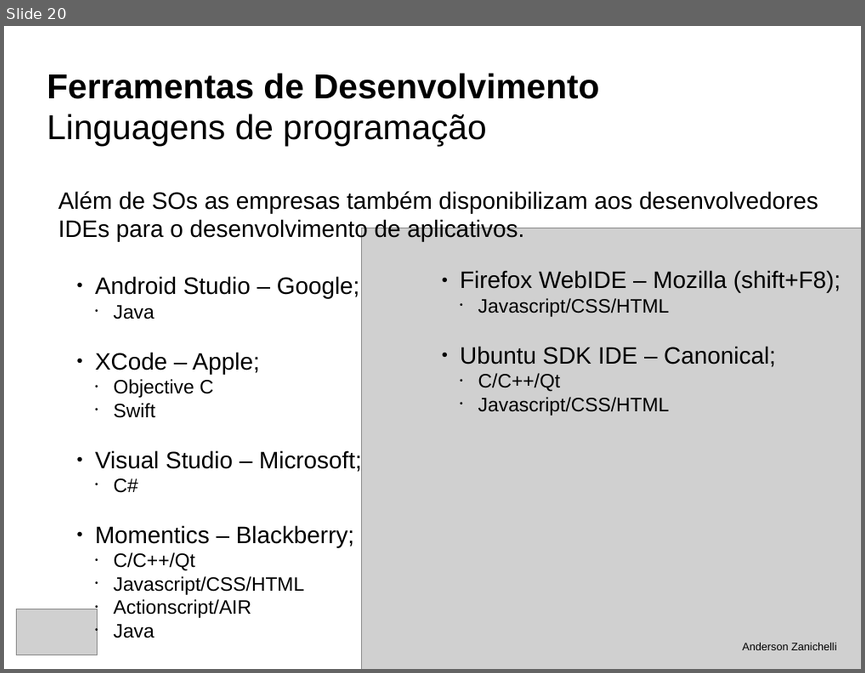
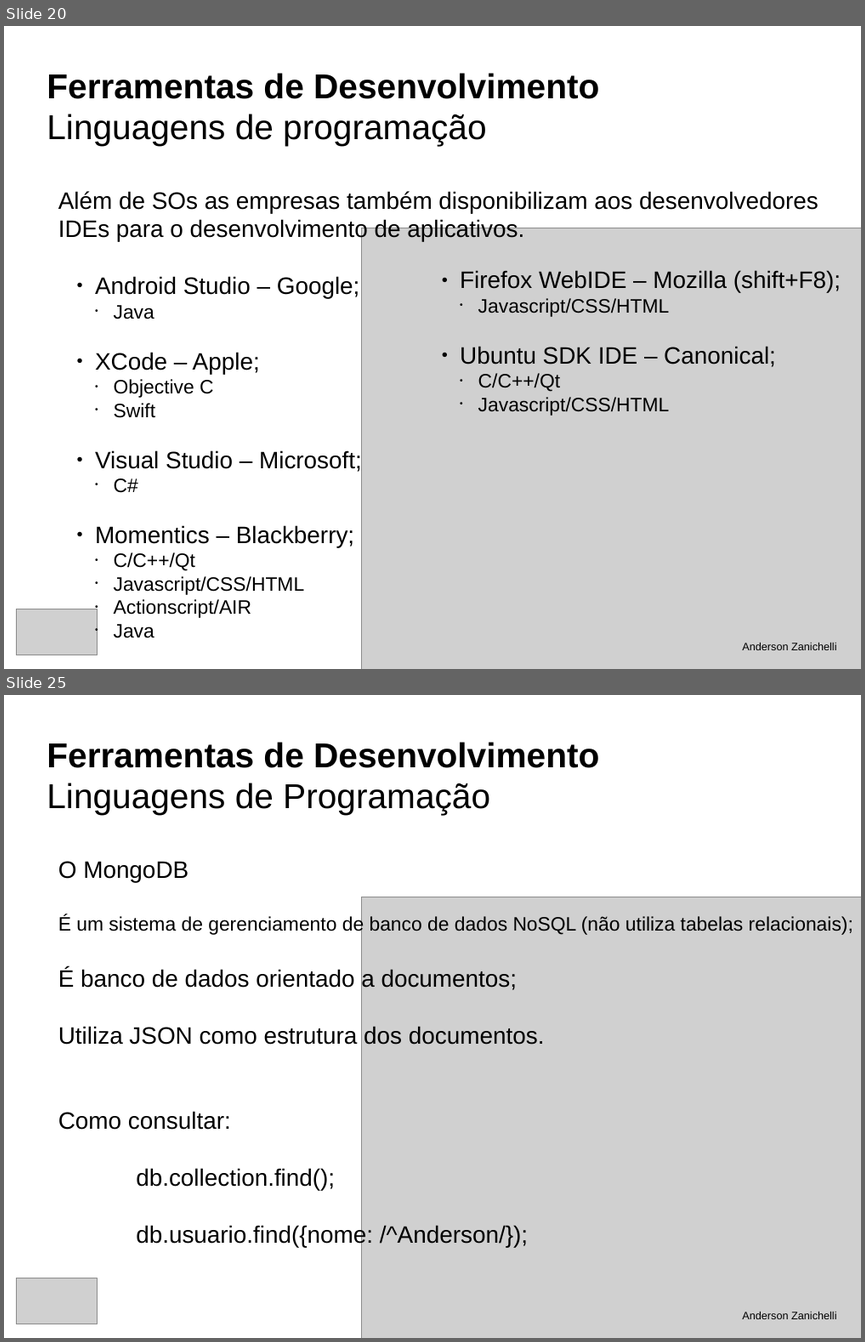
Before and after one commit to andersonzanichelli/tcc-informatica, a slide deck: defesa.odp. Shown one above the other, each under a label of ours: slide 20 before the commit, slides 20 and 25 after it; the slides between them are not shown. The pictures are 865x673 and 865x1342 pixels, drawn with LibreOffice and Linux fonts; fonts in the diff are those of the drawing; grey boxes stand for pictures. Boxes give left, top, right and bottom in pixels: in the first picture for what was removed or moved away, otherwise in the second. Text is boxed around its words. In the diff, an @@ line names an element or a change of style, - is before the commit and + after.

Commit message:
Defesa - Desenvolvimento

```diff
--- a/defesa.odp
+++ b/defesa.odp
@@ slide 25 added at box(4, 695, 861, 1338), background #FFFFFF @@
@@ title added at box(46, 742, 599, 815), 32 pt, text #000000, bold @@
+Ferramentas de Desenvolvimento
+Linguagens de Programação
@@ text added at box(58, 861, 853, 1247), 22 pt, text #000000 @@
+O MongoDB
+É um sistema de gerenciamento de banco de dados NoSQL (não utiliza tabelas relacionais);
+É banco de dados orientado a documentos;
+Utiliza JSON como estrutura dos documentos.
+Como consultar:
+db.collection.find();
+db.usuario.find({nome: /^Anderson/});
@@ picture added at box(362, 897, 861, 1338) @@
@@ picture added at box(17, 1278, 98, 1324) @@
@@ text added at box(742, 1310, 836, 1319), 10 pt, text #000000 @@
+Anderson Zanichelli
```
Also in this commit, not shown: 1 slide changed, 15 other slides added, 2 slides removed, 12 other files.
